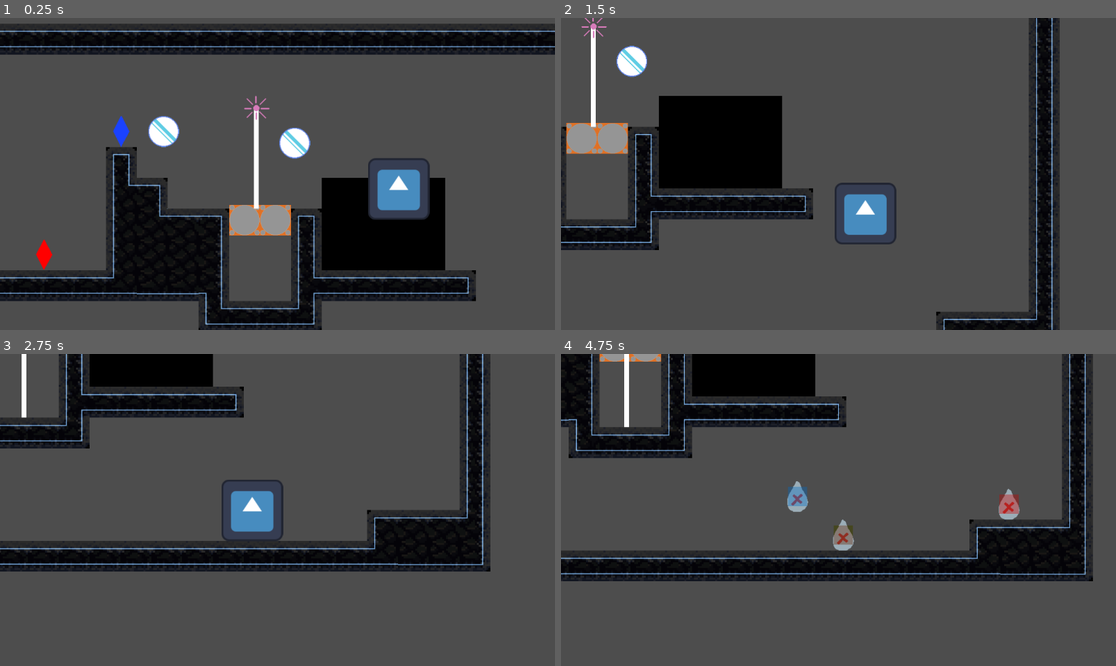
Above: before the commit, frames 1-4 (two rows, left to right).
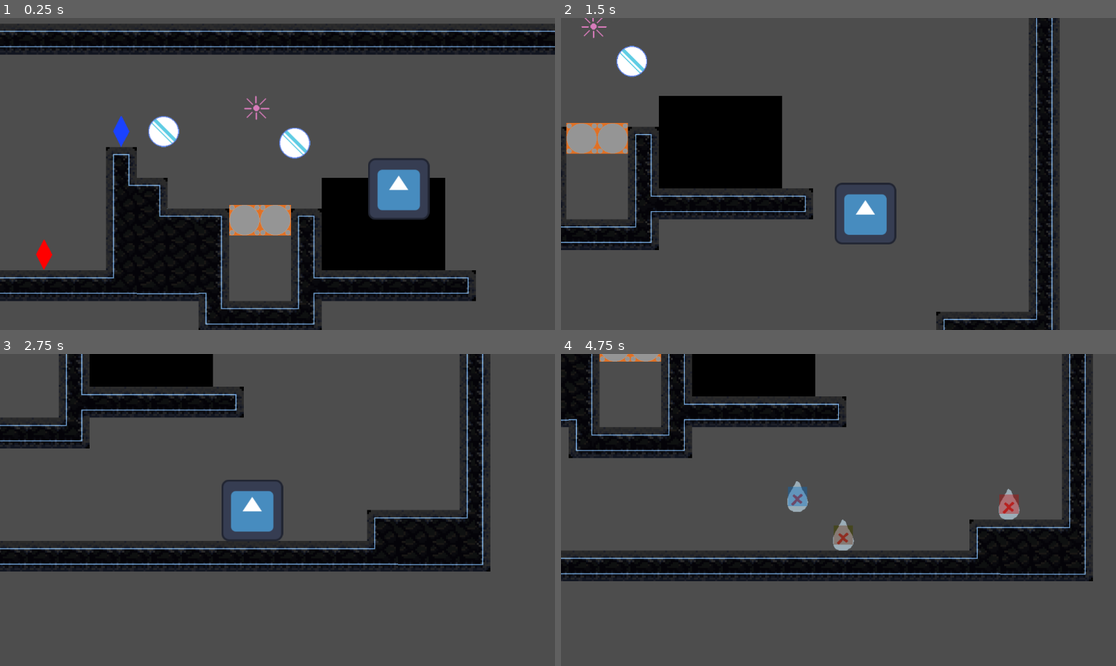
Above: after the commit, the same moments.

Repository: Jo-Meer/ldjam56
Game: Godot game, scene res://test_ntimi.tscn
The game is run twice, just before and just after one commit, with the same random seed, the same clock (stepped at 60 frames per second) and the same inputs. This scene is started directly instead of the project's main scene. The engine's default icon, where the game draws it, is replaced by a stand-in: a white triangle on a blue panel in a dark square.
Inputs:
- Up to frame 1 (0.25 s): no input
- Up to frame 2 (1.5 s): hold D (move_right) from 0.53 s (still down); tap T (merge) at 0.6 s; tap Space (jump) at 0.77 s; tap E (next_creature) at 1.35 s
- Up to frame 3 (2.75 s): tap Space (jump) at 1.52 s; release D (move_right) at 2.03 s; hold A (move_left) from 2.03 s (still down); tap Q (prev_creature) at 2.1 s
- Up to frame 4 (4.75 s): release A (move_left) at 2.78 s; hold D (move_right) 2.78-4.28 s; tap R (split) at 2.85 s; tap Space (jump) at 3.02, 3.77, 4.52 s; tap T (merge) at 3.6 s; hold A (move_left) from 4.28 s (still down); tap E (next_creature) at 4.35 s

The runs differ from the first frame. In frame 1, 0.3% of the frame differs, in the area x 45-47%, y 29-62%; in frame 2, 0.3%; in frame 3, 0.2%; in frame 4, 0.2%.

Commit message:
stabilize laser beam

Diff:
--- a/objects/scripts/laser_beam.gd
+++ b/objects/scripts/laser_beam.gd
@@ -47,18 +47,27 @@
 
 	var end_point = get_laser_raycast_endpoint()
 	if end_point != null:
-		raycast.target_position  = end_point;
+		raycast.target_position = end_point;
 
 		raycast_direction = direction;
 	else:
 		print("no end point")
 
 func update_laser_path():
+	if raycast_direction == null:
+		return
+	if raycast_direction != direction:
+		return
+
 	if not raycast.is_colliding():
 		return
 
 	var col_node = raycast.get_collider();
 	var col_point = raycast.get_collision_point();
+
+	if not check_col_point_direction(col_point):
+		return false;
+
 	check_mirror_hits(col_node, col_point);
 
 	var local_col_point = to_local(col_point);
@@ -73,6 +82,7 @@
 	beam_area_shape.position = Vector2(midpoint.x, midpoint.y);
 
 	path_endpoint = local_col_point;
+
 	path.curve.clear_points();
 	path.curve.add_point(Vector2(0, 0));
 	path.curve.add_point(Vector2(local_col_point));
@@ -104,3 +114,15 @@
 		return Vector2(8000, 0);
 	if direction == Globals.Direction.LEFT:
 		return Vector2(-8000, 0);
+
+func check_col_point_direction(col_point):
+	if col_point.y < 0 and direction == Globals.Direction.UP:
+		return true;
+	if col_point.y > 0 and direction == Globals.Direction.DOWN:
+		return true
+	if col_point.x < 0 and direction == Globals.Direction.LEFT:
+		return true;
+	if col_point.x > 0 and direction == Globals.Direction.RIGHT:
+		return true
+
+	return false;
